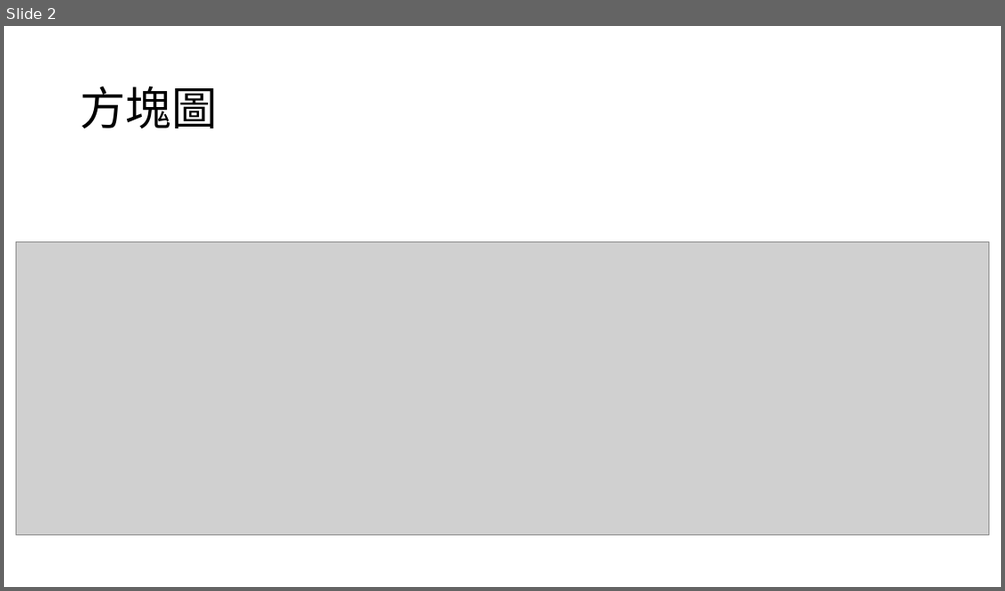
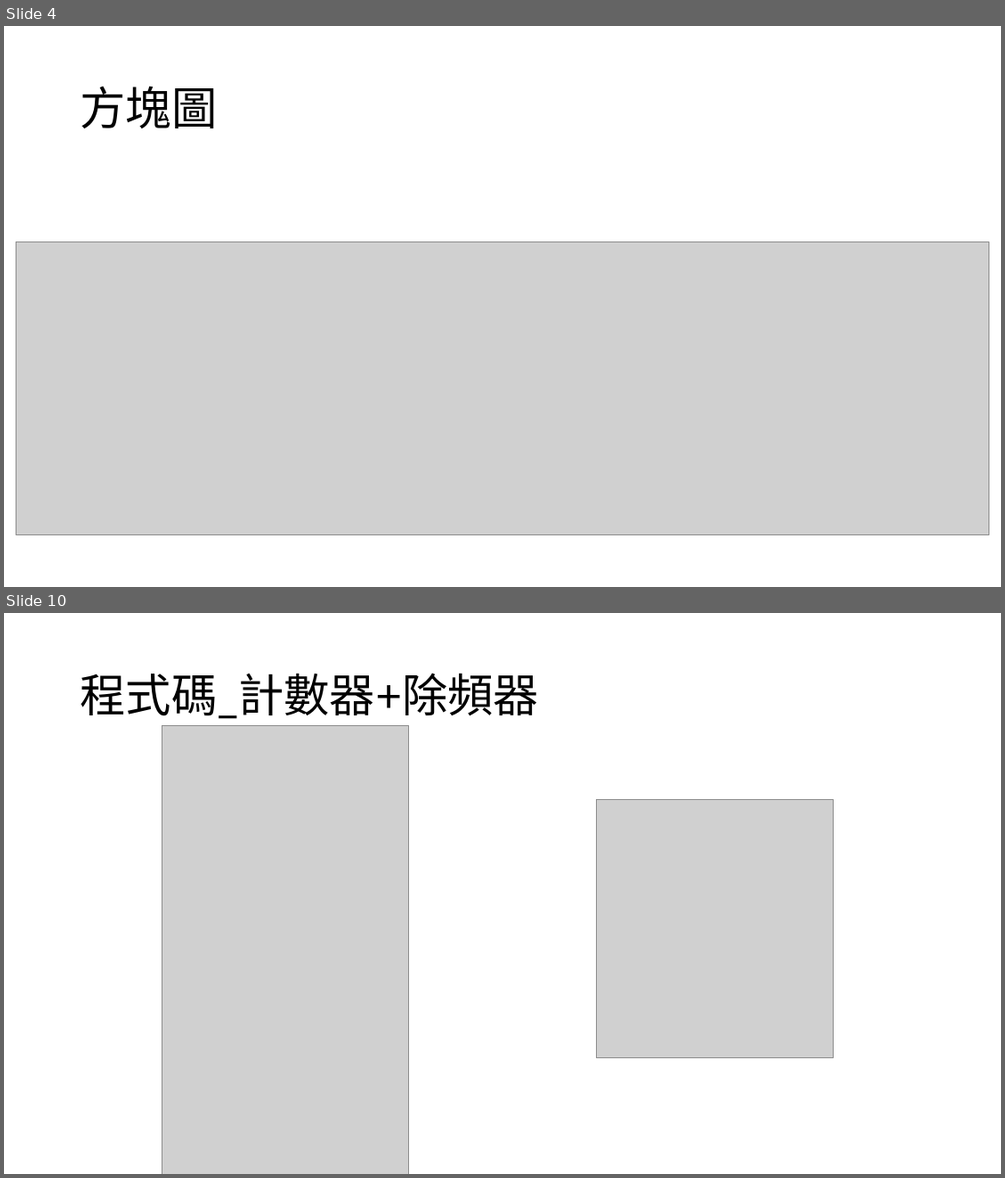
Before and after one commit to YUHAO-109112128/HW3_breath-light, a slide deck: HW3_呼吸燈.pptx. Shown one above the other, each under a label of ours: slide 2 before the commit, slides 4 and 10 after it; the slides between them are not shown. The pictures are 1005x591 and 1005x1178 pixels, drawn with LibreOffice and Linux fonts; fonts in the diff are those of the drawing; grey boxes stand for pictures. Boxes give left, top, right and bottom in pixels: in the first picture for what was removed or moved away, otherwise in the second. Text is boxed around its words. In the diff, an @@ line names an element or a change of style, - is before the commit and + after.

```diff
--- a/HW3_呼吸燈.pptx
+++ b/HW3_呼吸燈.pptx
@@ slide 10 added at <box>4,613,1001,1174</box>, background #FFFFFF @@
@@ title added at <box>80,673,539,719</box>, 44 pt, text #000000 @@
+程式碼_計數器+除頻器
@@ picture added at <box>162,725,409,1174</box> @@
@@ picture added at <box>596,800,833,1058</box> @@
@@ what was slide 2 is now slide 4 @@
```
Also in this commit, not shown: 1 slide changed, 6 other slides added.
